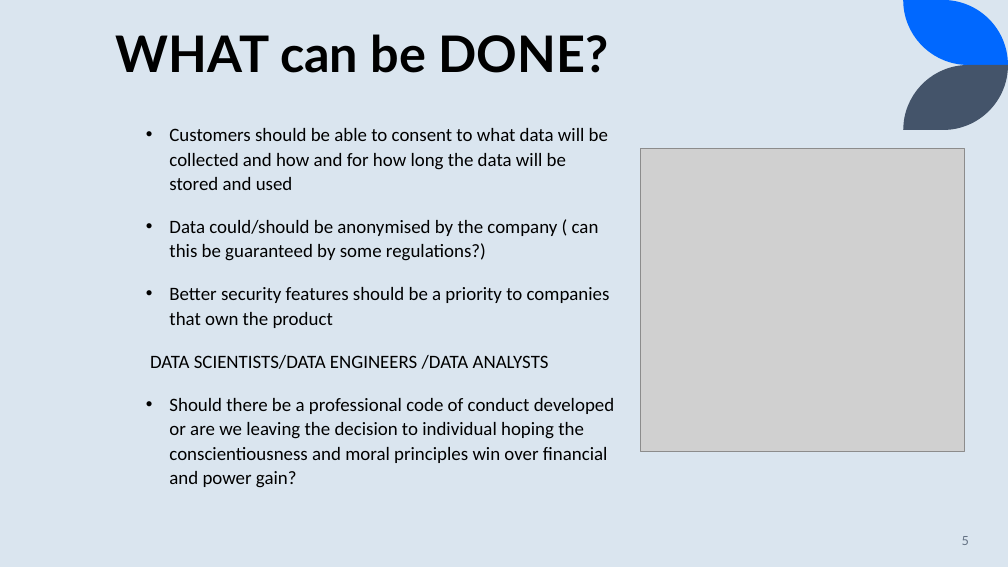
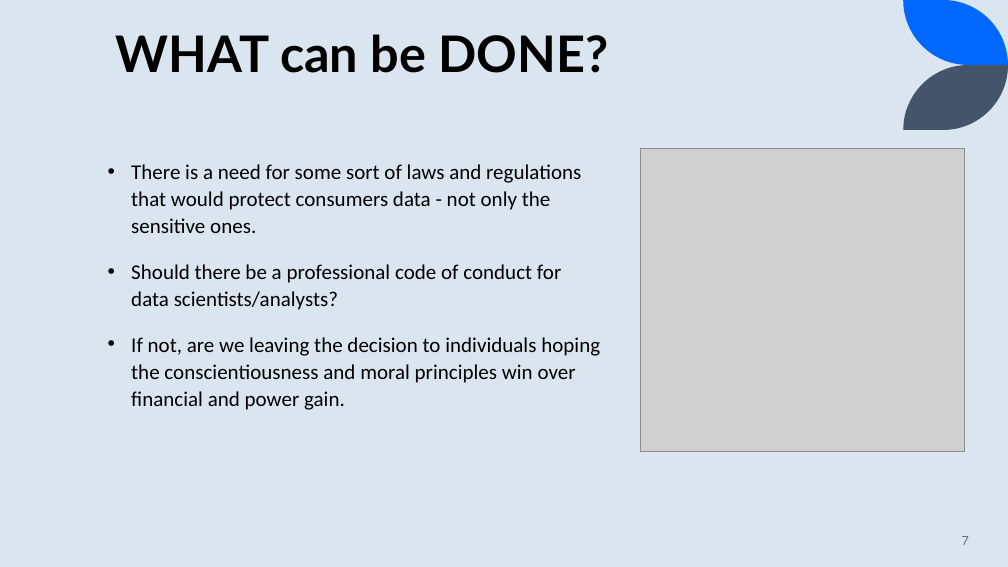
Before and after one commit to JusRos/codeclan_homework_JustynaRosiak, a slide deck: slide 7 of week_03/day_4/presentation_JR.pptx (slide 5 before the commit). Drawn at 1008x567 pixels with LibreOffice and Linux fonts; fonts in the diff are those of the drawing; grey boxes stand for pictures. Boxes give left, top, right and bottom in pixels: in the first picture for what was removed or moved away, otherwise in the second. Text is boxed around its words. In the diff, an @@ line names an element or a change of style, - is before the commit and + after.

Commit message:
updated presentation

```diff
--- a/week_03/day_4/presentation_JR.pptx
+++ b/week_03/day_4/presentation_JR.pptx
@@ text at box(131, 164, 600, 410): text changed; size 18 to 20 pt @@
-• Customers should be able to consent to what data will be collected and how and for how long the data will be stored and used
-• Data could/should be anonymised by the company ( can this be guaranteed by some regulations?)
-• Better security features should be a priority to companies that own the product
-DATA SCIENTISTS/DATA ENGINEERS /DATA ANALYSTS
-• Should there be a professional code of conduct developed or are we leaving the decision to individual hoping the conscientiousness and moral principles win over financial and power gain?
+• There is a need for some sort of laws and regulations that would protect consumers data - not only the sensitive ones.
+• Should there be a professional code of conduct for data scientists/analysts?
+• If not, are we leaving the decision to individuals hoping the conscientiousness and moral principles win over financial and power gain.
@@ page number at box(962, 536, 969, 545): text changed @@
-5
+7
```
Also in this commit, not shown: 1 other slide changed, 2 slides added.
